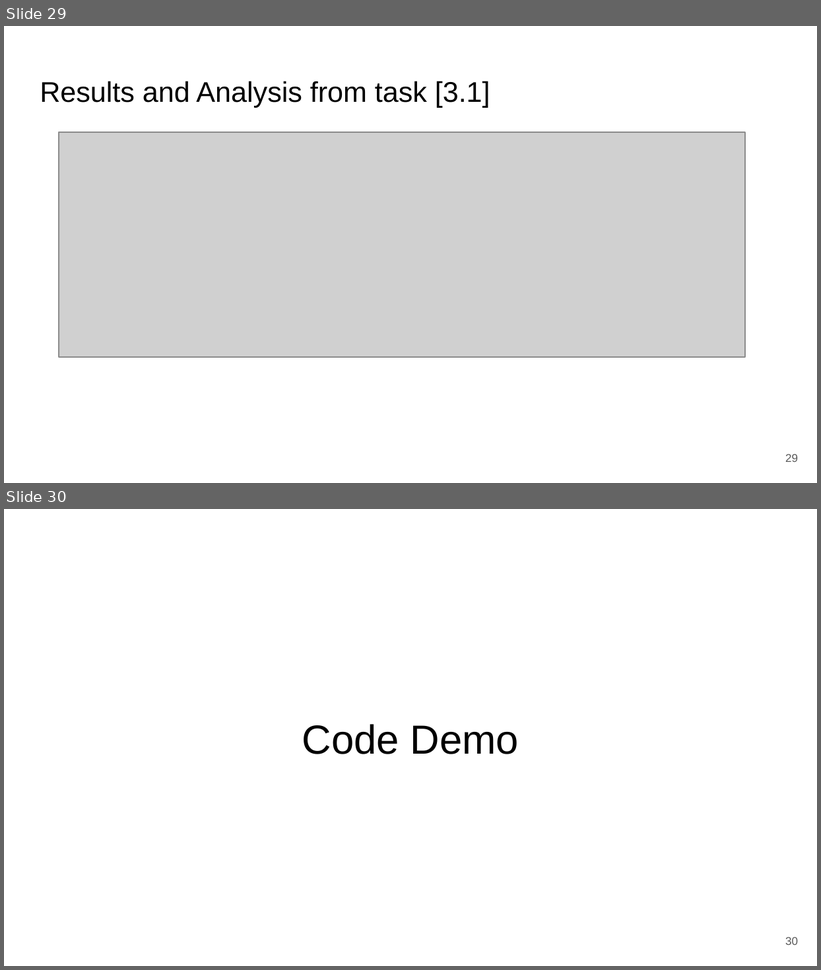
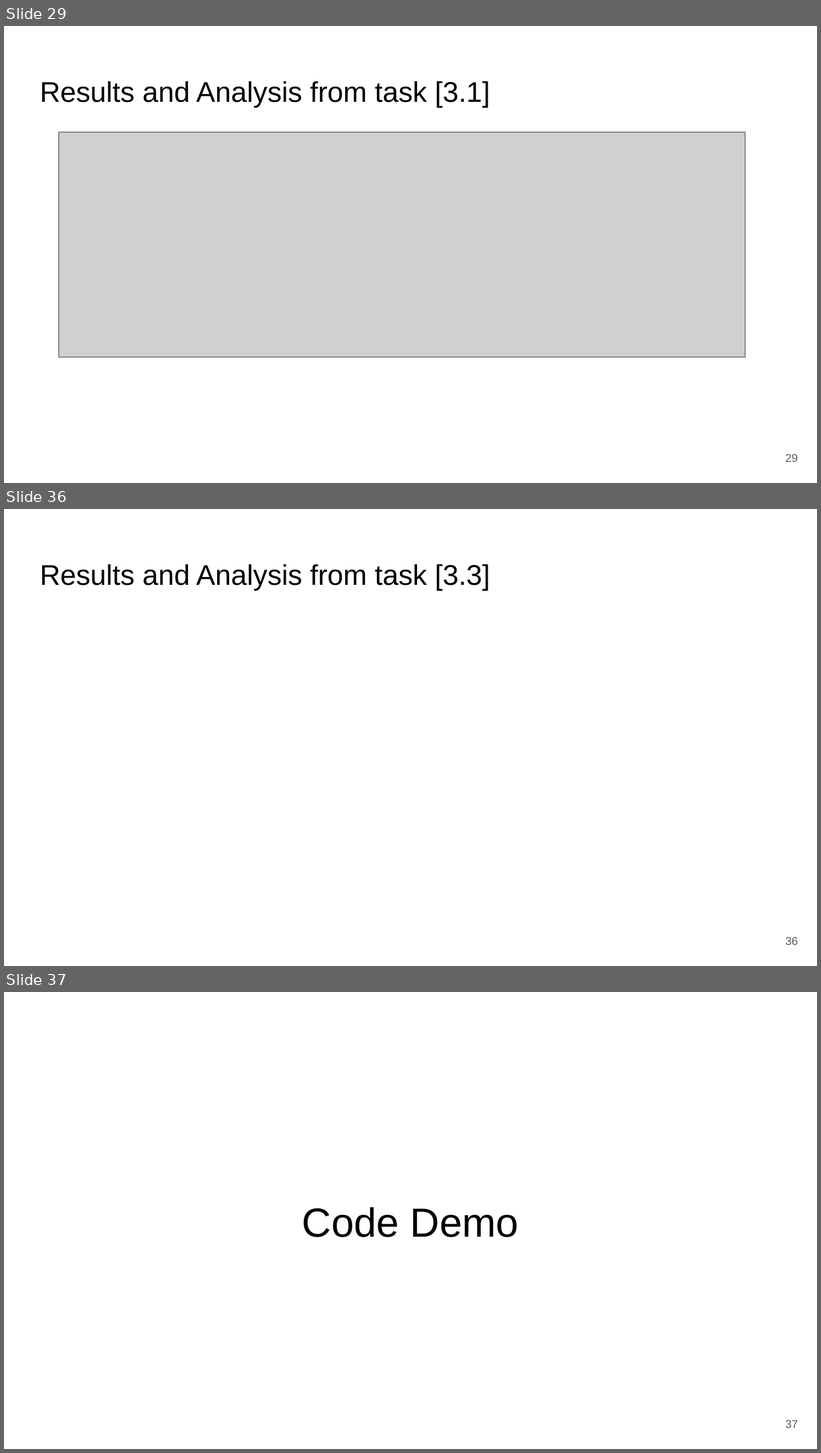
Before and after one commit to zepedrocosta/AA-Projeto2, a slide deck: Slides.pptx. Shown one above the other, each under a label of ours: slides 29 and 30 before the commit, slides 29, 36 and 37 after it; the slides between them are not shown. The pictures are 821x970 and 821x1453 pixels, drawn with LibreOffice and Linux fonts; fonts in the diff are those of the drawing; grey boxes stand for pictures. Boxes give left, top, right and bottom in pixels: in the first picture for what was removed or moved away, otherwise in the second. Text is boxed around its words. In the diff, an @@ line names an element or a change of style, - is before the commit and + after.

Commit message:
task 3.3 documentation

```diff
--- a/Slides.pptx
+++ b/Slides.pptx
@@ slide 36 added at bbox=[4, 509, 817, 966], background #FFFFFF @@
@@ title added at bbox=[40, 564, 490, 590], 25.2 pt, text #000000 @@
+Results and Analysis from task [3.3]
@@ page number added at bbox=[785, 937, 798, 945], 10 pt, text #595959 @@
+36
@@ what was slide 30 is now slide 37 @@
@@ page number at bbox=[785, 1420, 798, 1428]: text changed @@
-30
+37
```
Also in this commit, not shown: 6 other slides added, 1 other file.
